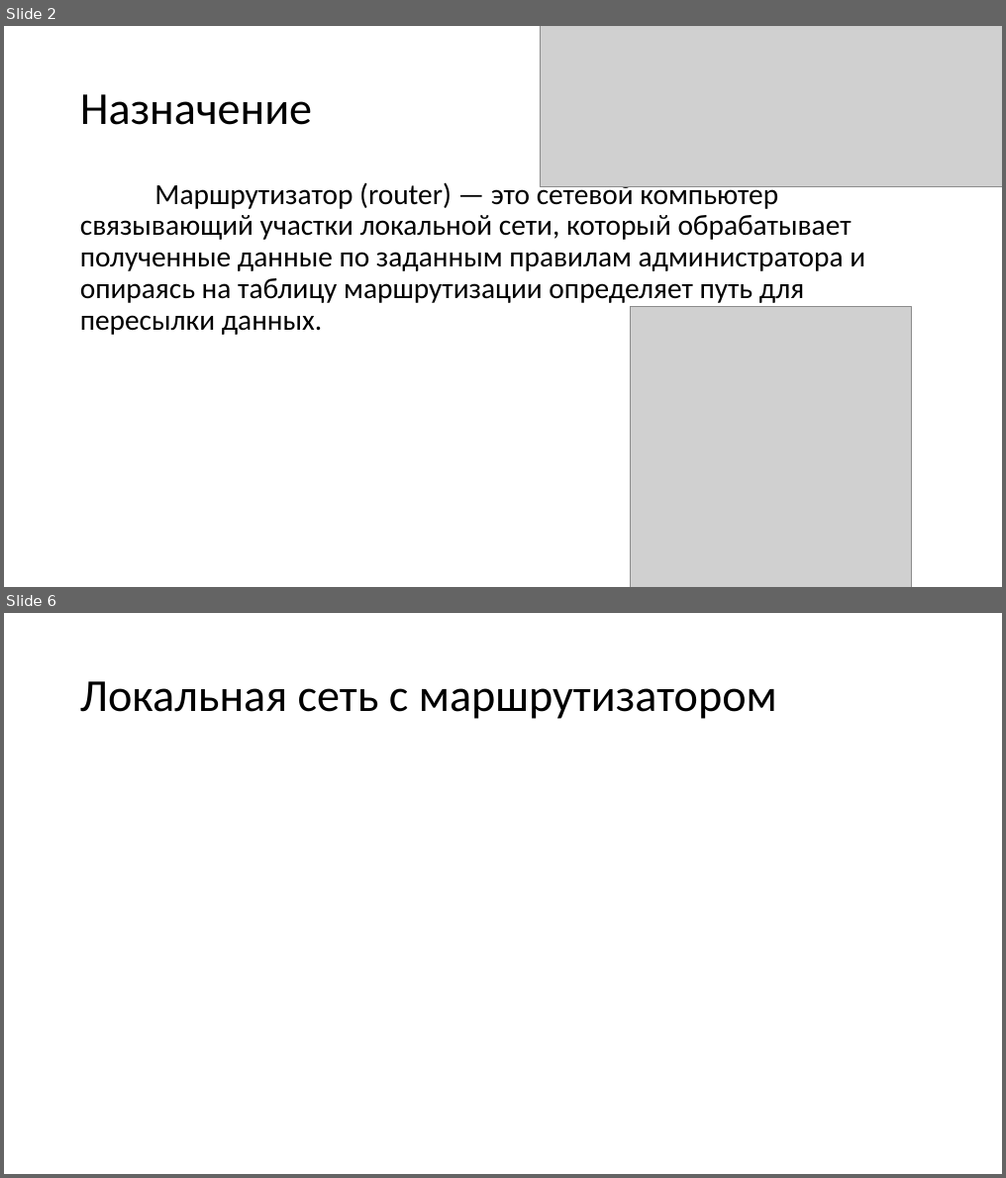
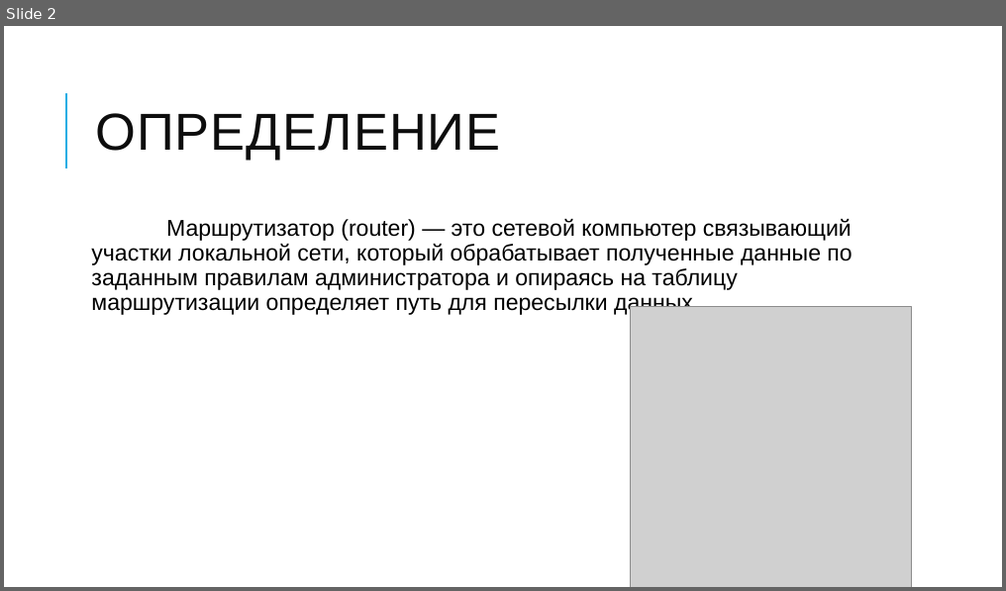
Before and after one commit to Ilnazz/Other, a slide deck: Маршрутизатор для локальных сетей.pptx. Shown one above the other, each under a label of ours: slides 2 and 6 before the commit, slide 2 after it; the slides between them are not shown. The pictures are 1006x1178 and 1006x591 pixels, drawn with LibreOffice and Linux fonts; fonts in the diff are those of the drawing; grey boxes stand for pictures. Boxes give left, top, right and bottom in pixels: in the first picture for what was removed or moved away, otherwise in the second. Text is boxed around its words. In the diff, an @@ line names an element or a change of style, - is before the commit and + after.

```diff
--- a/Маршрутизатор для локальных сетей.pptx
+++ b/Маршрутизатор для локальных сетей.pptx
@@ slide 6 removed at [4,613,1002,1174], background #FFFFFF @@
@@ title removed at [80,681,777,719] @@
-Локальная сеть с маршрутизатором
@@ slide 2 changed as well @@
@@ picture removed at [540,26,1002,187] @@
@@ line added from (66, 169) to (66, 93), #1CADE4 1.5 pt @@
@@ title at [95,113,500,161]: text changed; size 44 to 50 pt; font Calibri to Arial; text colour #000000 to #0D0D0D @@
-Назначение
+ОПРЕДЕЛЕНИЕ
@@ text "Маршрутизатор (router) — это сетевой ...": place and size @@
-text "Маршрутизатор (router) — это сетевой ..." at [80,179,865,335]
+text "Маршрутизатор (router) — это сетевой ..." at [91,219,851,316]
@@ text "Маршрутизатор (router) — это сетевой ..." at [91,219,851,316]: size 28 to 22 pt, font Calibri to Arial; more space between paragraphs @@
```
Also in this commit, not shown: 3 other slides changed, 2 slides added, 3 other slides removed.
